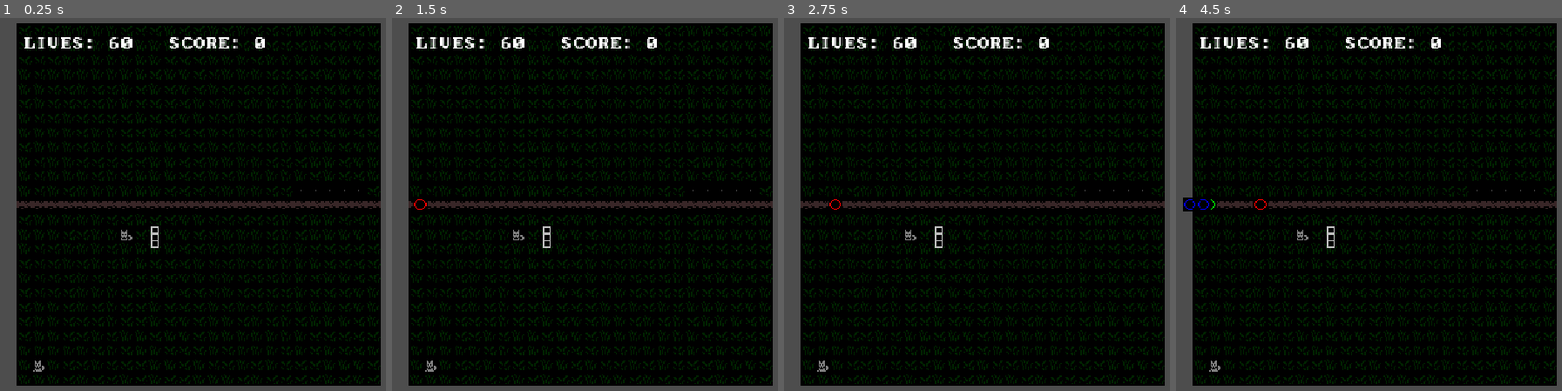
Above: before the commit, frames 1-4 (left to right).
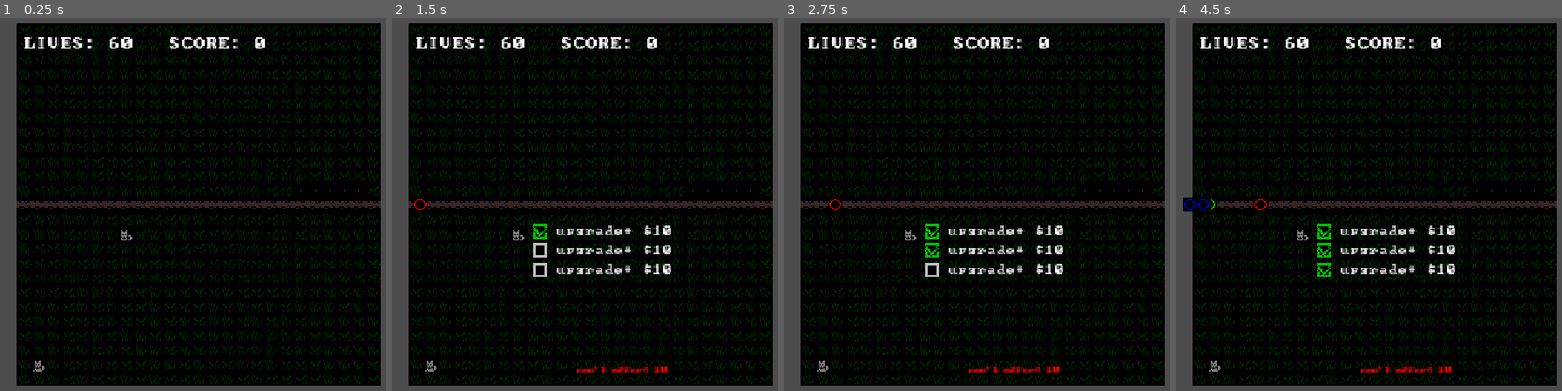
Above: after the commit, the same moments.

Repository: wonderzombie/godot-bubbles-td
Game: Godot game, scene res://scenes/main.tscn
The game is run twice, just before and just after one commit, with the same random seed, the same clock (stepped at 60 frames per second) and the same inputs.
Inputs (mouse positions are in pixels of both pictures, inside the frame that each line leads up to):
- Up to frame 1 (0.25 s): no input
- Up to frame 2 (1.5 s): tap Enter at 0.5 s; move the mouse to (743, 185) at 0.52 s; hold 1 (first_balloon) 0.53-1.25 s; click (743, 185) at 0.67 s; click (585, 230) at 1.25 s, where only the run after the commit has a clickable "upgrade+"
- Up to frame 3 (2.75 s): click (977, 249) at 2 s, where only the run after the commit has a clickable "upgrade+"
- Up to frame 4 (4.5 s): click (1369, 271) at 2.75 s, where only the run after the commit has a clickable "upgrade+"; tap Space (next_round) at 3.5, 3.6 s; move the mouse to (1233, 223) at 3.52 s; click (1233, 223) at 3.67 s; move the mouse to (1446, 118) at 4.27 s; hold 2 (second_balloon) from 4.28 s (still down); click (1446, 118) at 4.42 s

The runs differ from the first frame. In frame 1, less than 0.1% of the frame differs, in the area x 39-42%, y 55-62%; in frame 2, 1.6%; in frame 3, 1.6%; in frame 4, 1.6%, in the area x 36-73%, y 55-96%.

Commit message:
add basic upgrade menu with a smart checkbox

Diff:
--- a/project.godot
+++ b/project.godot
@@ -19,6 +19,10 @@
 
 window/stretch/mode="canvas_items"
 window/stretch/aspect="expand"
+
+[global_group]
+
+towers=""
 
 [input]
 
--- /dev/null
+++ b/resources/green_check.tres
@@ -0,0 +1,7 @@
+[gd_resource type="AtlasTexture" format=3 uid="uid://d14d6arnu8yit"]
+
+[ext_resource type="Texture2D" uid="uid://cnaqjq48svhon" path="res://assets/urizen_onebit_tileset__v2d0.png" id="1_1t0nn"]
+
+[resource]
+atlas = ExtResource("1_1t0nn")
+region = Rect2(1028, 495, 12, 12)
--- /dev/null
+++ b/resources/ui_theme.tres
@@ -0,0 +1,16 @@
+[gd_resource type="Theme" format=3 uid="uid://crd5wtwf6s18e"]
+
+[ext_resource type="FontFile" uid="uid://bw15vudvtopgt" path="res://assets/pcsenior.ttf" id="1_cviax"]
+[ext_resource type="Texture2D" uid="uid://d14d6arnu8yit" path="res://resources/green_check.tres" id="1_qosx5"]
+[ext_resource type="Texture2D" uid="uid://cgi4xxlbafr3j" path="res://resources/unchecked.tres" id="2_m7jai"]
+
+[resource]
+default_font = ExtResource("1_cviax")
+default_font_size = 8
+CheckBox/colors/font_color = Color(0.875, 0.875, 0.875, 1)
+CheckBox/colors/font_disabled_color = Color(0.88, 0.88, 0.88, 1)
+CheckBox/colors/icon_disabled_color = Color(1, 1, 1, 1)
+CheckBox/constants/check_v_offset = 2
+CheckBox/icons/checked = ExtResource("1_qosx5")
+CheckBox/icons/checked_disabled = ExtResource("1_qosx5")
+CheckBox/icons/unchecked = ExtResource("2_m7jai")
--- /dev/null
+++ b/resources/unchecked.tres
@@ -0,0 +1,7 @@
+[gd_resource type="AtlasTexture" format=3 uid="uid://cgi4xxlbafr3j"]
+
+[ext_resource type="Texture2D" uid="uid://cnaqjq48svhon" path="res://assets/urizen_onebit_tileset__v2d0.png" id="1_ct7ix"]
+
+[resource]
+atlas = ExtResource("1_ct7ix")
+region = Rect2(1041, 495, 12, 12)
--- /dev/null
+++ b/scenes/check_box.tscn
@@ -0,0 +1,24 @@
+[gd_scene format=3 uid="uid://b8hv1l7b2mfbl"]
+
+[ext_resource type="Script" uid="uid://bfoxnws8rx443" path="res://scripts/upgrade_row.gd" id="1_4fih0"]
+[ext_resource type="FontFile" uid="uid://bw15vudvtopgt" path="res://assets/pcsenior.ttf" id="1_bdpfv"]
+[ext_resource type="Theme" uid="uid://crd5wtwf6s18e" path="res://resources/ui_theme.tres" id="2_rehqi"]
+
+[node name="UpgradeRow" type="HBoxContainer" unique_id=2095775879]
+custom_maximum_size = Vector2(-1, 12)
+offset_right = 120.0
+offset_bottom = 12.0
+theme = ExtResource("2_rehqi")
+script = ExtResource("1_4fih0")
+
+[node name="CheckBox" type="CheckBox" parent="." unique_id=1551049964]
+custom_maximum_size = Vector2(-1, 12)
+layout_mode = 2
+text = "upgrade+"
+alignment = 2
+
+[node name="Cost" type="Label" parent="." unique_id=1369005056]
+layout_mode = 2
+theme_override_fonts/font = ExtResource("1_bdpfv")
+theme_override_font_sizes/font_size = 8
+text = "$10"
--- a/scenes/dog_1.tscn
+++ b/scenes/dog_1.tscn
@@ -15,7 +15,7 @@
 [sub_resource type="CircleShape2D" id="CircleShape2D_swr8m"]
 radius = 36.0
 
-[node name="DogI" type="Sprite2D" unique_id=1369491177]
+[node name="DogI" type="Sprite2D" unique_id=1369491177 groups=["towers"]]
 texture = SubResource("AtlasTexture_o33de")
 script = ExtResource("2_x5wxm")
 stats = ExtResource("3_x5wxm")
--- a/scenes/main.tscn
+++ b/scenes/main.tscn
@@ -9,18 +9,7 @@
 [ext_resource type="Script" uid="uid://diw18gbqqwts6" path="res://scripts/toolbar.gd" id="7_jkv2x"]
 [ext_resource type="Script" uid="uid://cblhggo6icldx" path="res://scripts/dog_button_1.gd" id="8_jbj1t"]
 [ext_resource type="Script" uid="uid://cfh0ri6c3dwse" path="res://scripts/messages.gd" id="9_muem4"]
-
-[sub_resource type="AtlasTexture" id="AtlasTexture_fphxj"]
-atlas = ExtResource("3_ya4ey")
-region = Rect2(1028, 495, 25, 12)
-
-[sub_resource type="AtlasTexture" id="AtlasTexture_vqaxa"]
-atlas = ExtResource("3_ya4ey")
-region = Rect2(1028, 495, 25, 12)
-
-[sub_resource type="AtlasTexture" id="AtlasTexture_m5usj"]
-atlas = ExtResource("3_ya4ey")
-region = Rect2(1028, 495, 25, 12)
+[ext_resource type="PackedScene" uid="uid://csnsupyjplf0x" path="res://scenes/upgrade_menu.tscn" id="10_choun"]
 
 [sub_resource type="AtlasTexture" id="AtlasTexture_o33de"]
 atlas = ExtResource("3_ya4ey")
@@ -34,29 +23,6 @@
 clip_children = 1
 tile_map_data = PackedByteArray("AAAXAAAAAAAQAAUAAAAXAAEAAAAPAAUAAAAYAAAAAAAPAAUAAAAYAAEAAAAQAAUAAAAAAAAAAAAQAAUAAAAAAA …(9920 unchanged characters)…
 tile_set = ExtResource("2_choun")
-
-[node name="UpgradeMenu" type="Node2D" parent="Map" unique_id=1426040185]
-position = Vector2(114, 177)
-
-[node name="Upgrade1" type="Sprite2D" parent="Map/UpgradeMenu" unique_id=1687559448]
-position = Vector2(0, 6)
-scale = Vector2(0.5, 0.5)
-texture = SubResource("AtlasTexture_fphxj")
-hframes = 2
-frame = 1
-
-[node name="Upgrade2" type="Sprite2D" parent="Map/UpgradeMenu" unique_id=466948704]
-scale = Vector2(0.5, 0.5)
-texture = SubResource("AtlasTexture_vqaxa")
-hframes = 2
-frame = 1
-
-[node name="Upgrade3" type="Sprite2D" parent="Map/UpgradeMenu" unique_id=714541845]
-position = Vector2(0, -6)
-scale = Vector2(0.5, 0.5)
-texture = SubResource("AtlasTexture_m5usj")
-hframes = 2
-frame = 1
 
 [node name="DogI" parent="Map" unique_id=1369491177 instance=ExtResource("4_eb6dy")]
 position = Vector2(90, 174)
@@ -141,3 +107,7 @@
 vertical_alignment = 1
 autowrap_mode = 3
 script = ExtResource("9_muem4")
+
+[node name="UpgradeMenu" parent="." unique_id=1110775623 instance=ExtResource("10_choun")]
+unique_name_in_owner = true
+visible = false
--- /dev/null
+++ b/scenes/upgrade_button.tscn
@@ -0,0 +1,10 @@
+[gd_scene format=3 uid="uid://cp6djy27u12fk"]
+
+[ext_resource type="Texture2D" uid="uid://cnaqjq48svhon" path="res://assets/urizen_onebit_tileset__v2d0.png" id="1_vd32k"]
+
+[sub_resource type="AtlasTexture" id="AtlasTexture_a7yxg"]
+atlas = ExtResource("1_vd32k")
+region = Rect2(1028, 495, 25, 12)
+
+[node name="Button1" type="Button" unique_id=292954975]
+icon = SubResource("AtlasTexture_a7yxg")
--- /dev/null
+++ b/scenes/upgrade_menu.tscn
@@ -0,0 +1,29 @@
+[gd_scene format=3 uid="uid://csnsupyjplf0x"]
+
+[ext_resource type="Theme" uid="uid://crd5wtwf6s18e" path="res://resources/ui_theme.tres" id="1_0e30j"]
+[ext_resource type="Script" uid="uid://b6ultnwelpdc1" path="res://scripts/upgrade_menu.gd" id="1_ksfom"]
+[ext_resource type="PackedScene" uid="uid://b8hv1l7b2mfbl" path="res://scenes/check_box.tscn" id="2_ksfom"]
+
+[node name="UpgradeMenu" type="Control" unique_id=1110775623]
+custom_minimum_size = Vector2(128, 24)
+layout_mode = 3
+anchors_preset = 0
+offset_right = 128.0
+offset_bottom = 44.0
+theme = ExtResource("1_0e30j")
+script = ExtResource("1_ksfom")
+
+[node name="VBoxContainer" type="VBoxContainer" parent="." unique_id=1972088012]
+layout_mode = 0
+offset_right = 102.0
+offset_bottom = 80.0
+
+[node name="UpgradeRow1" parent="VBoxContainer" unique_id=1551049964 instance=ExtResource("2_ksfom")]
+propagate_maximum_size = false
+layout_mode = 2
+
+[node name="UpgradeRow2" parent="VBoxContainer" unique_id=2103126121 instance=ExtResource("2_ksfom")]
+layout_mode = 2
+
+[node name="UpgradeRow3" parent="VBoxContainer" unique_id=966127865 instance=ExtResource("2_ksfom")]
+layout_mode = 2
--- a/scripts/main.gd
+++ b/scripts/main.gd
@@ -14,6 +14,14 @@
 	%Lives.text = "LIVES: %d" % lives
 	%Messages.text = ""
 
+	for node in get_tree().get_nodes_in_group(&"towers"):
+		var tower := node as TowerDog
+		if !tower:
+			continue
+
+		tower.clicked.connect(func(): _tower_clicked(tower))
+
+	%UpgradeMenu.clicked.connect(on_upgrade_clicked)
 
 func _unhandled_key_input(event: InputEvent) -> void:
 	var stats: BubbleStats
@@ -126,12 +134,28 @@
 
 	self.score -= ghost_tower.cost
 
-	var new_tower = ghost_tower.scene.instantiate()
+	var new_tower: TowerDog = ghost_tower.scene.instantiate()
 	prints("spawning", new_tower.name, "at", tower_pos)
 
 	%Map.add_child(new_tower)
 	new_tower.position = tower_pos
+	new_tower.clicked.connect(func(): _tower_clicked(new_tower))
 
 	%Toolbar.last_selected = null
 
 	ghost_tower.queue_free()
+
+func _tower_clicked(tower: TowerDog) -> void:
+	prints("tower clicked:", tower)
+	%UpgradeMenu.position = tower.global_position + Vector2.UP * 8 + Vector2.RIGHT * 8
+	%UpgradeMenu.visible = !%UpgradeMenu.visible
+
+func on_upgrade_clicked(upgrade_row: UpgradeRow) -> void:
+	prints("upgrade clicked", upgrade_row)
+	if score < upgrade_row.cost:
+		prints("and rejected")
+		%Messages.add_message("can't afford %d" % upgrade_row.cost, Color.RED)
+		%UpgradeMenu.upgrade_rejected(upgrade_row)
+
+	prints("and approved")
+	%UpgradeMenu.upgrade_approved(upgrade_row)
--- a/scripts/tower_dog.gd
+++ b/scripts/tower_dog.gd
@@ -1,4 +1,6 @@
 class_name TowerDog extends Sprite2D
+
+signal clicked
 
 @export var stats: TowerStats
 
@@ -77,3 +79,4 @@
 	var mouse_event := event as InputEventMouseButton
 	if mouse_event and mouse_event.pressed and mouse_event.button_index == MOUSE_BUTTON_LEFT:
 		prints("clicked me", self)
+		self.clicked.emit()
--- /dev/null
+++ b/scripts/upgrade_menu.gd
@@ -0,0 +1,28 @@
+extends Control
+
+signal clicked(row: UpgradeRow)
+
+@onready var rows = get_node(^"VBoxContainer").get_children()
+@onready var checkbox: CheckBox = get_node("^CheckBox")
+
+# Called when the node enters the scene tree for the first time.
+func _ready() -> void:
+	for it in rows:
+		var row := it as UpgradeRow
+		if !row:
+			push_error("invalid row: %s" % it)
+			continue
+
+		row.check_box.button_down.connect(
+			func(): on_button_down(row))
+
+func on_button_down(clicked_row: UpgradeRow) -> void:
+	self.clicked.emit(clicked_row)
+
+func upgrade_approved(clicked_row: UpgradeRow) -> void:
+	prints("disabled:", clicked_row)
+	clicked_row.check_box.set_pressed_no_signal(true)
+	clicked_row.check_box.disabled = true
+
+func upgrade_rejected(clicked_row: UpgradeRow) -> void:
+	clicked_row.check_box.set_pressed_no_signal(false)
--- /dev/null
+++ b/scripts/upgrade_row.gd
@@ -0,0 +1,11 @@
+class_name UpgradeRow extends HBoxContainer
+
+@onready var check_box: CheckBox = get_node(^"CheckBox")
+@onready var cost_label: Label = get_node(^"Cost")
+@onready var upgrade_name = self.check_box.text
+
+var checked: bool
+var cost: int = 10
+
+func set_cost(new_cost: int) -> void:
+	self.cost_label.text = "$&d" % new_cost
Not shown, added: scripts/upgrade_menu.gd.uid
Not shown, added: scripts/upgrade_row.gd.uid
